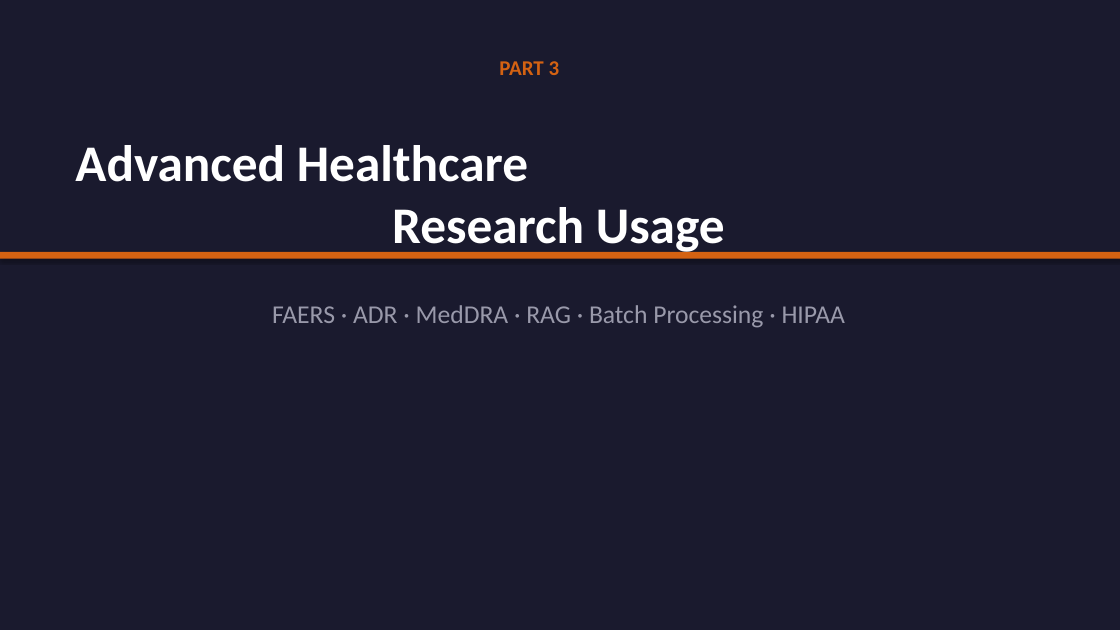
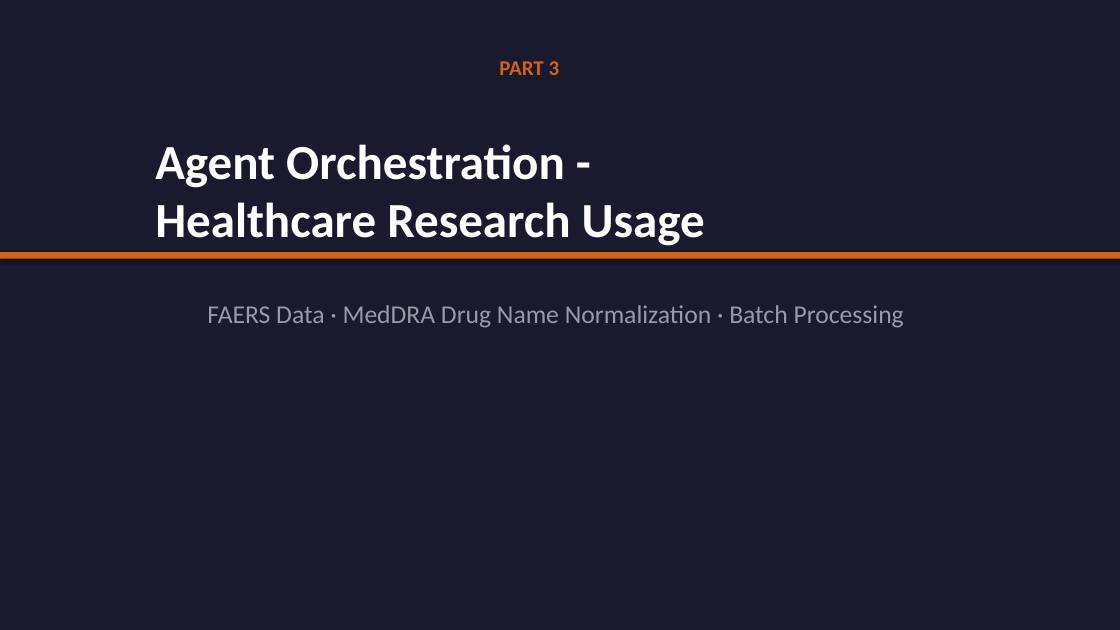
Before and after one commit to bcqguo/claude_4_public_health, a slide deck: slide 18 of Claude_Model_Usage_Lecture.pptx. Drawn at 1120x630 pixels with LibreOffice and Linux fonts; fonts in the diff are those of the drawing. Boxes give left, top, right and bottom in pixels: in the first picture for what was removed or moved away, otherwise in the second. Text is boxed around its words. In the diff, an @@ line names an element or a change of style, - is before the commit and + after.

```diff
--- a/Claude_Model_Usage_Lecture.pptx
+++ b/Claude_Model_Usage_Lecture.pptx
@@ rectangle: place and size @@
-rectangle at <box>0,0,1120,630</box>
+rectangle at <box>0,21,1120,630</box>
@@ text at <box>155,144,705,246</box>: text changed; size 44 to 42 pt @@
-Advanced Healthcare
-Research Usage
+Agent Orchestration - Healthcare Research Usage
@@ text at <box>207,305,904,328</box>: text changed @@
-FAERS · ADR · MedDRA · RAG · Batch Processing · HIPAA
+FAERS Data · MedDRA Drug Name Normalization · Batch Processing
```
Also in this commit, not shown: 3 other slides changed, 1 slide added, 7 slides removed.
